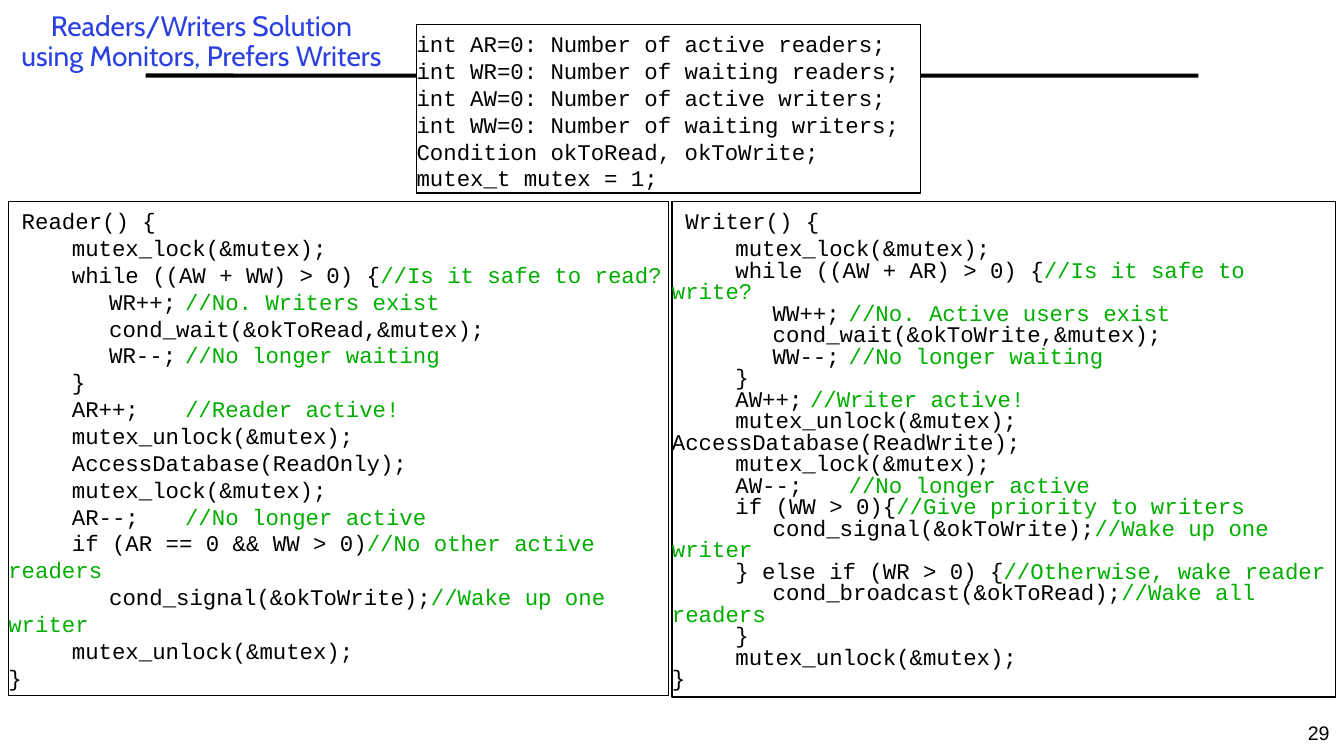
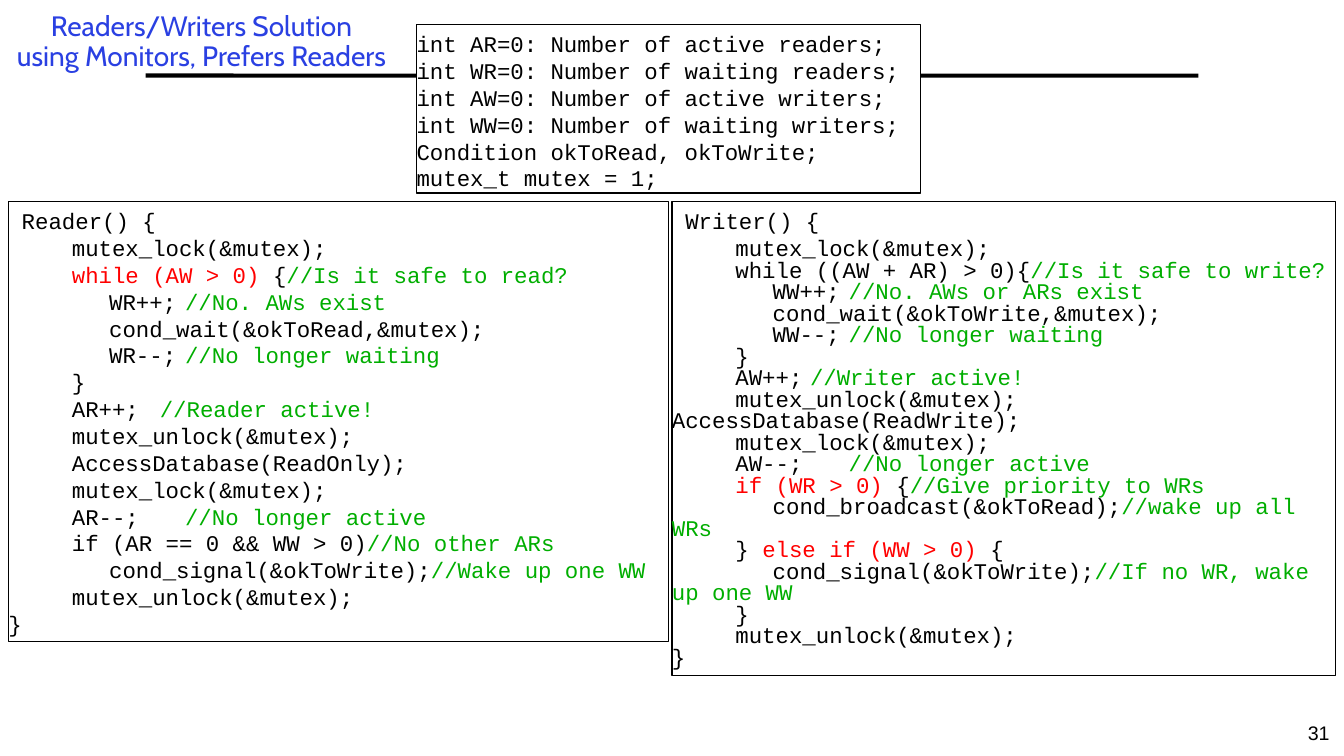
Before and after one commit to guhofstra/CSC256Fa25, a slide deck: slide 31 of PPTs/L3-Synchronization.pptx (slide 29 before the commit). Drawn at 1344x756 pixels with LibreOffice and Linux fonts; fonts in the diff are those of the drawing. Boxes give left, top, right and bottom in pixels: in the first picture for what was removed or moved away, otherwise in the second. Text is boxed around its words. In the diff, an @@ line names an element or a change of style, - is before the commit and + after.

```diff
--- a/PPTs/L3-Synchronization.pptx
+++ b/PPTs/L3-Synchronization.pptx
@@ title at (17, 15, 386, 72): text changed @@
-Readers/Writers Solution
-using Monitors, Prefers Writers
+Readers/Writers Solution
+using Monitors, Prefers Readers
@@ rectangle "Reader() { mutex_lock(&mutex);": place and size @@
-rectangle "Reader() { mutex_lock(&mutex);" at (8, 202, 668, 697)
+rectangle "Reader() { mutex_lock(&mutex);" at (8, 202, 668, 642)
@@ rectangle "Writer() { mutex_lock(&mutex);": place and size @@
-rectangle "Writer() { mutex_lock(&mutex);" at (673, 202, 1336, 698)
+rectangle "Writer() { mutex_lock(&mutex);" at (673, 202, 1336, 676)
@@ text in rectangle at (72, 267, 568, 368): text changed; text colour #000000 to #00AE00 @@
-while ((AW + WW) > 0) {//Is it safe to read?
-WR++; //No. Writers exist
-cond_wait(&okToRead,&mutex);
-WR--; //No longer waiting
-}
+while (AW > 0) {//Is it safe to read?
+WR++; //No. AWs exist
+cond_wait(&okToRead,&mutex);
+WR--; //No longer waiting
+}
@@ text in rectangle at (735, 261, 1325, 347): text changed @@
-while ((AW + AR) > 0) {//Is it safe to write?
-WW++; //No. Active users exist
-cond_wait(&okToWrite,&mutex);
-WW--; //No longer waiting
-}
+while ((AW + AR) > 0){//Is it safe to write?
+WW++; //No. AWs or ARs exist
+cond_wait(&okToWrite,&mutex);
+WW--; //No longer waiting
+}
@@ text in rectangle at (672, 434, 1309, 648): text changed @@
-mutex_lock(&mutex);
-AW--; //No longer active
-if (WW > 0){//Give priority to writers
-cond_signal(&okToWrite);//Wake up one writer
-} else if (WR > 0) {//Otherwise, wake reader
-cond_broadcast(&okToRead);//Wake all readers
-}
-mutex_unlock(&mutex);
-}
+mutex_lock(&mutex);
+AW--; //No longer active
+if (WR > 0) {//Give priority to WRs
+cond_broadcast(&okToRead);//wake up all WRs
+} else if (WW > 0) {
+cond_signal(&okToWrite);//If no WR, wake up one WW
+}
+mutex_unlock(&mutex);
+}
@@ text in rectangle at (72, 482, 646, 610): text changed @@
-mutex_lock(&mutex);
-AR--; //No longer active
-if (AR == 0 && WW > 0)//No other active readers
-cond_signal(&okToWrite);//Wake up one writer
-mutex_unlock(&mutex);
-}
+mutex_lock(&mutex);
+AR--; //No longer active
+if (AR == 0 && WW > 0)//No other ARs
+cond_signal(&okToWrite);//Wake up one WW
+mutex_unlock(&mutex);
+}
@@ page number at (1308, 726, 1330, 741): text changed @@
-29
+31
```
Also in this commit, not shown: 1 other slide changed, 3 slides added, 6 other files.
